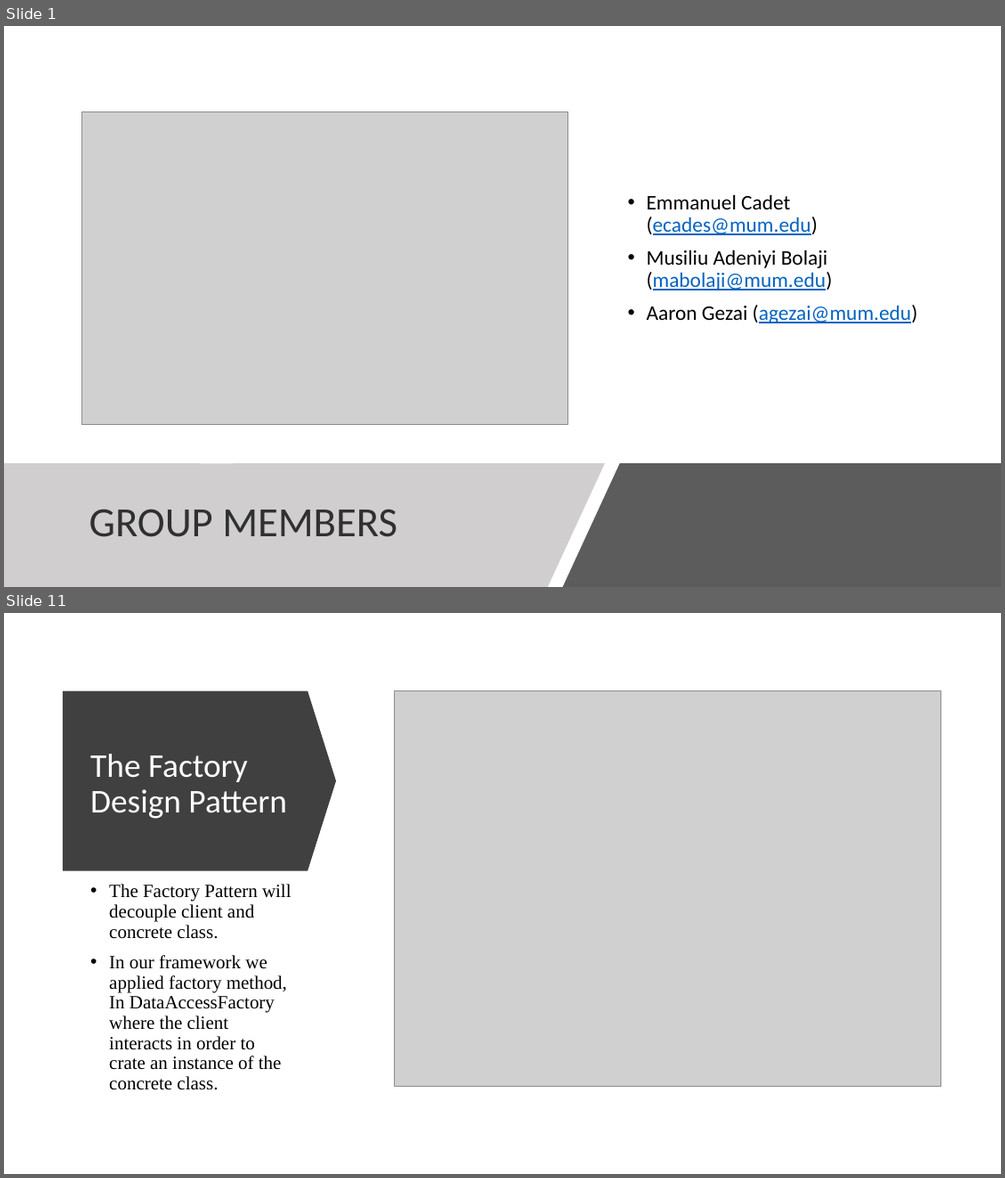
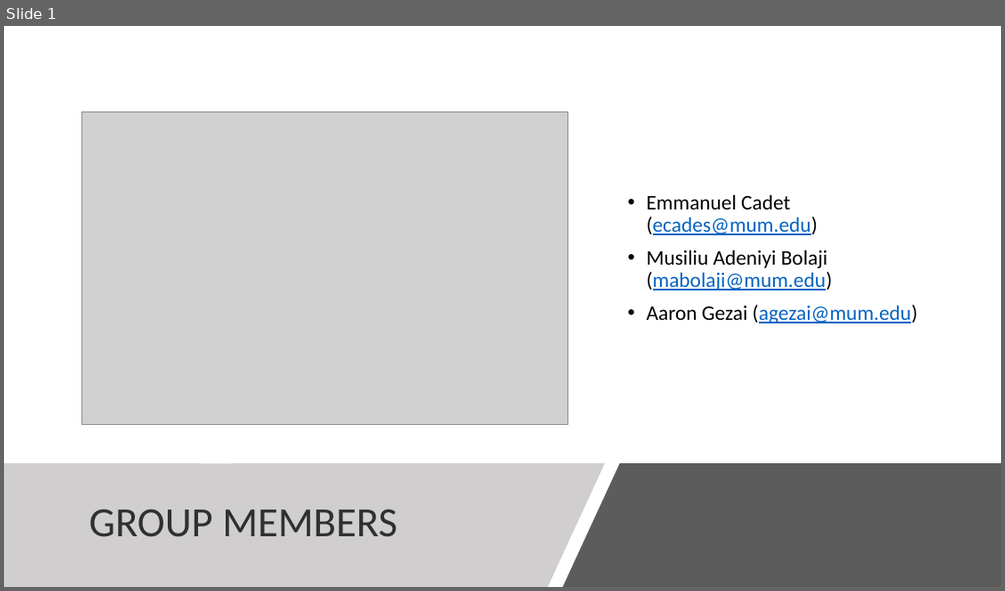
Before and after one commit to asdprojectlibrary/FrameworkLibraryProject, a slide deck: New Microsoft PowerPoint Presentation1.pptx. Shown one above the other, each under a label of ours: slides 1 and 11 before the commit, slide 1 after it; the slides between them are not shown. The pictures are 1005x1178 and 1005x591 pixels, drawn with LibreOffice and Linux fonts; fonts in the diff are those of the drawing; grey boxes stand for pictures. Boxes give left, top, right and bottom in pixels: in the first picture for what was removed or moved away, otherwise in the second. Text is boxed around its words. In the diff, an @@ line names an element or a change of style, - is before the commit and + after.

```diff
--- a/New Microsoft PowerPoint Presentation1.pptx
+++ b/New Microsoft PowerPoint Presentation1.pptx
@@ slide 11 removed at bbox=[4, 613, 1001, 1174], background #FFFFFF @@
@@ down arrow removed at bbox=[63, 691, 336, 871] @@
@@ picture removed at bbox=[395, 690, 941, 1086] @@
@@ title removed at bbox=[90, 754, 287, 819] @@
-The Factory Design Pattern
@@ text removed at bbox=[109, 884, 291, 1090] @@
-• The Factory Pattern will decouple client and concrete class.
-• In our framework we applied factory method, In DataAccessFactory where the client interacts in order to crate an instance of the concrete class.
```
Also in this commit, not shown: 11 slides changed, 2 slides added, 1 other slide removed.
